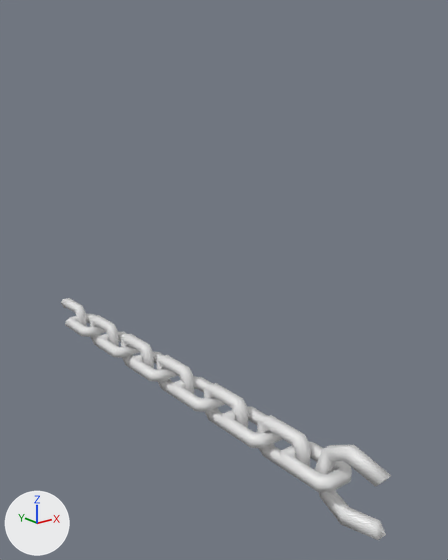
Renders of the FBX model Assets/3D Assets/Characters/BOSS_Cadena_Trasera_L.fbx from each side of a commit.
Rendered twice from a 50 mm camera at (-0.82, -0.57, 2.25) aimed at (0.5, 1.09, 1.59). Every picture has the same lights, and +X, +Y and +Z are marked at lower left.

Objects in the first picture: 'Boss_Cadena_trasera_L'.
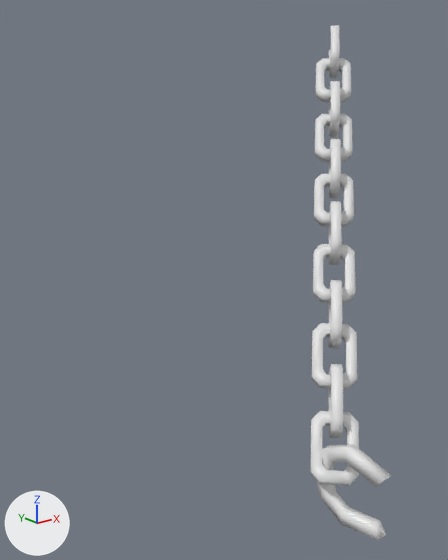
Edits to the scene script, one JSON object a line:
```json
{"block": "me_cube_023", "where": "me_cube_023.from_pydata(...)  # 408 vertices, 404 faces; spans x 0.2..0.32, y 0.18..1.95, z 1.17..1.4"}
{"block": "me_cube_023", "where": "# used by ob_boss_cadena_trasera_l; location = (0.0, 0.0, 0.0)"}
{"block": "me_cube_023", "change": "me_cube_023 part 1: the loose piece of 32 vertices spanning x 0.25..0.28, y 0.98..1.16, z 1.22..1.34 is multiplied about its middle by the matrix ((0.707, 0.5, -0.5), (-0.707, 0.5, -0.5), (0.0, 0.707, 0.707)), then moved by (0.37, -0.37, 0.53)"}
{"block": "me_cube_023", "change": "me_cube_023 part 2: the loose piece of 32 vertices spanning x 0.2..0.32, y 0.83..1.02, z 1.27..1.3 is multiplied about its middle by the matrix ((0.707, 0.5, -0.5), (-0.707, 0.5, -0.5), (0.0, 0.707, 0.707)), then moved by (0.29, -0.3, 0.43)"}
{"block": "me_cube_023", "change": "me_cube_023 part 3: the loose piece of 32 vertices spanning x 0.25..0.28, y 0.7..0.88, z 1.22..1.34 is multiplied about its middle by the matrix ((0.707, 0.5, -0.5), (-0.707, 0.5, -0.5), (0.0, 0.707, 0.707)), then moved by (0.23, -0.23, 0.33)"}
{"block": "me_cube_023", "change": "me_cube_023 part 4: the loose piece of 32 vertices spanning x 0.2..0.32, y 0.57..0.75, z 1.27..1.3 is multiplied about its middle by the matrix ((0.707, 0.5, -0.5), (-0.707, 0.5, -0.5), (0.0, 0.707, 0.707)), then moved by (0.16, -0.16, 0.24)"}
{"block": "me_cube_023", "change": "me_cube_023 part 5: the loose piece of 32 vertices spanning x 0.25..0.28, y 0.44..0.62, z 1.22..1.34 is multiplied about its middle by the matrix ((0.707, 0.5, -0.5), (-0.707, 0.5, -0.5), (0.0, 0.707, 0.707)), then moved by (0.1, -0.1, 0.15)"}
{"block": "me_cube_023", "change": "me_cube_023 part 6: the loose piece of 32 vertices spanning x 0.2..0.32, y 0.31..0.49, z 1.27..1.3 is multiplied about its middle by the matrix ((0.707, 0.5, -0.5), (-0.707, 0.5, -0.5), (0.0, 0.707, 0.707)), then moved by (0.03, -0.03, 0.06)"}
{"block": "me_cube_023", "change": "me_cube_023 part 7: the loose piece of 28 vertices spanning x 0.25..0.28, y 1.76..1.95, z 1.22..1.34 is multiplied about its middle by the matrix ((0.707, 0.5, -0.5), (-0.707, 0.5, -0.5), (0.0, 0.707, 0.707)), then moved by (0.76, -0.76, 1.09)"}
{"block": "me_cube_023", "change": "me_cube_023 part 8: the loose piece of 32 vertices spanning x 0.2..0.32, y 1.62..1.8, z 1.27..1.3 is multiplied about its middle by the matrix ((0.707, 0.5, -0.5), (-0.707, 0.5, -0.5), (0.0, 0.707, 0.707)), then moved by (0.69, -0.69, 0.99)"}
{"block": "me_cube_023", "change": "me_cube_023 part 9: the loose piece of 32 vertices spanning x 0.25..0.28, y 1.49..1.67, z 1.22..1.34 is multiplied about its middle by the matrix ((0.707, 0.5, -0.5), (-0.707, 0.5, -0.5), (0.0, 0.707, 0.707)), then moved by (0.62, -0.62, 0.89)"}
{"block": "me_cube_023", "change": "me_cube_023 part 10: the loose piece of 32 vertices spanning x 0.2..0.32, y 1.36..1.54, z 1.27..1.3 is multiplied about its middle by the matrix ((0.707, 0.5, -0.5), (-0.707, 0.5, -0.5), (0.0, 0.707, 0.707)), then moved by (0.56, -0.56, 0.8)"}
{"block": "me_cube_023", "change": "me_cube_023 part 11: the loose piece of 32 vertices spanning x 0.25..0.28, y 1.23..1.41, z 1.22..1.34 is multiplied about its middle by the matrix ((0.707, 0.5, -0.5), (-0.707, 0.5, -0.5), (0.0, 0.707, 0.707)), then moved by (0.49, -0.49, 0.71)"}
{"block": "me_cube_023", "change": "me_cube_023 part 12: the loose piece of 32 vertices spanning x 0.2..0.32, y 1.1..1.28, z 1.27..1.3 is multiplied about its middle by the matrix ((0.707, 0.5, -0.5), (-0.707, 0.5, -0.5), (0.0, 0.707, 0.707)), then moved by (0.43, -0.43, 0.62)"}
```

What differs and where, as boxes (x1, y1, x2, y2) in the pictures (448 x 560 px; the box of a moved part takes in the faces that stretch with it):
```json
{"object": "Boss_Cadena_trasera_L", "change": "reshaped", "before": [61, 298, 391, 540], "after": [310, 25, 391, 540], "on screen": "75% narrower, 112% taller"}
{"part": 1, "of": "me_cube_023", "change": "moved or reshaped", "before": [157, 355, 194, 403], "after": [328, 201, 342, 265]}
{"part": 2, "of": "me_cube_023", "change": "moved or reshaped", "before": [172, 376, 225, 412], "after": [313, 244, 356, 303]}
{"part": 3, "of": "me_cube_023", "change": "moved or reshaped", "before": [204, 383, 248, 436], "after": [328, 280, 342, 349]}
{"part": 4, "of": "me_cube_023", "change": "moved or reshaped", "before": [222, 406, 282, 449], "after": [312, 323, 357, 389]}
{"part": 5, "of": "me_cube_023", "change": "moved or reshaped", "before": [257, 415, 311, 477], "after": [328, 364, 343, 438]}
{"part": 6, "of": "me_cube_023", "change": "moved or reshaped", "before": [281, 442, 352, 493], "after": [310, 411, 359, 486]}
{"part": 7, "of": "me_cube_023", "change": "moved or reshaped", "before": [61, 298, 87, 327], "after": [329, 25, 340, 78]}
{"part": 8, "of": "me_cube_023", "change": "moved or reshaped", "before": [67, 313, 106, 337], "after": [316, 58, 351, 102]}
{"part": 9, "of": "me_cube_023", "change": "moved or reshaped", "before": [90, 315, 119, 353], "after": [329, 81, 340, 137]}
{"part": 10, "of": "me_cube_023", "change": "moved or reshaped", "before": [97, 331, 140, 358], "after": [315, 114, 353, 162]}
{"part": 11, "of": "me_cube_023", "change": "moved or reshaped", "before": [121, 334, 154, 376], "after": [329, 139, 341, 198]}
{"part": 12, "of": "me_cube_023", "change": "moved or reshaped", "before": [130, 352, 178, 382], "after": [314, 174, 354, 226]}
```
